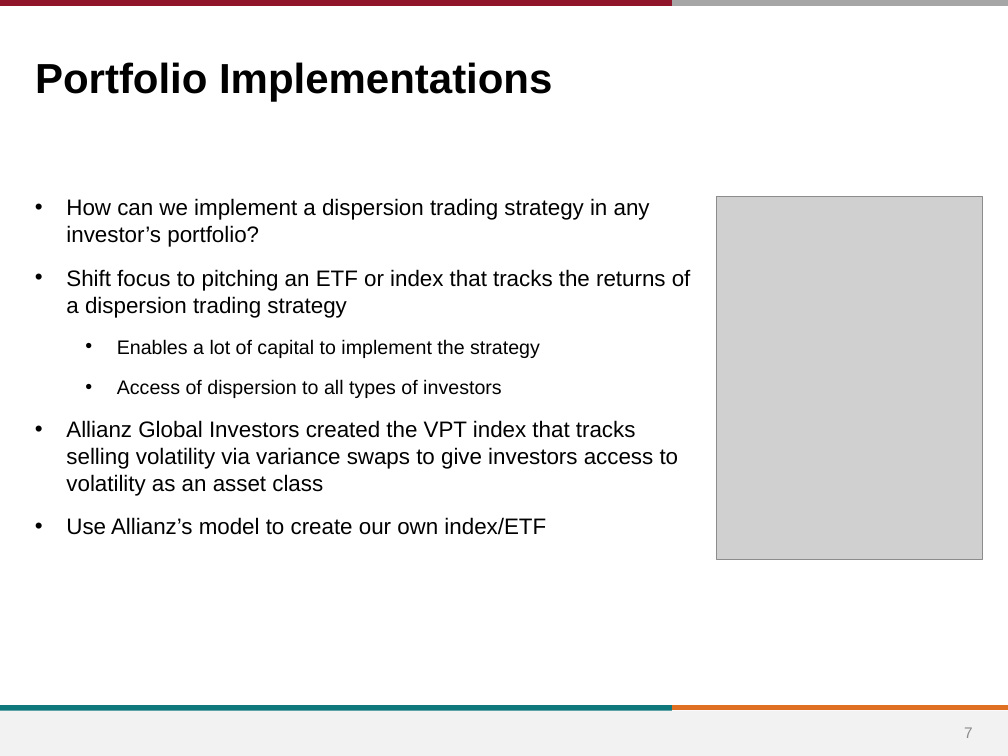
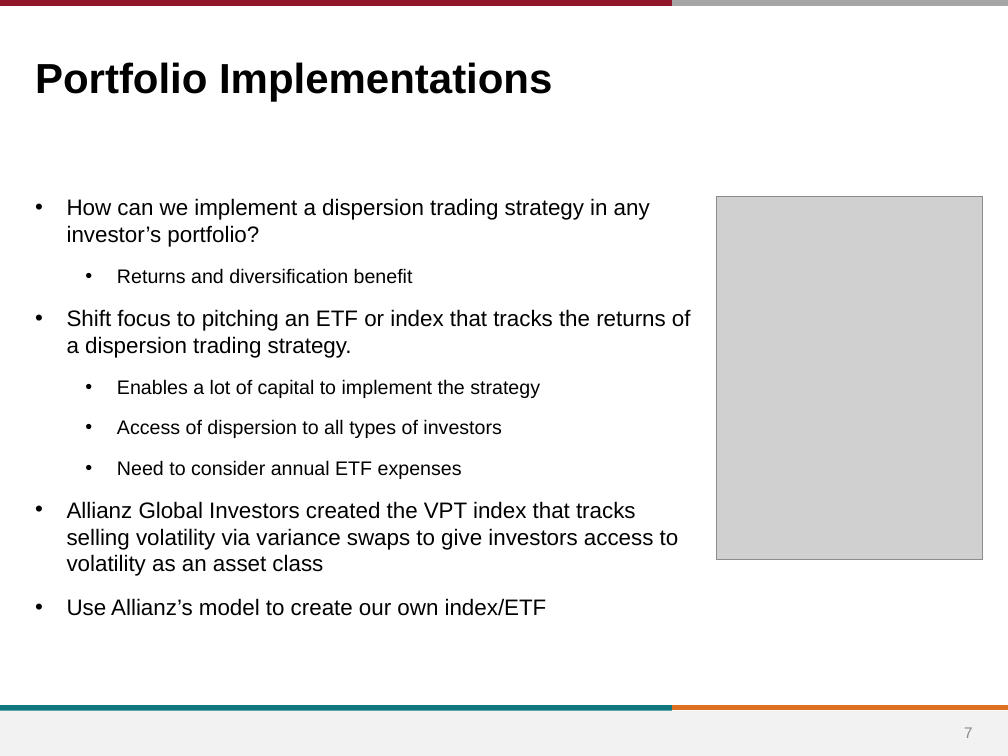
Before and after one commit to greggiordano12/MGT-411, a slide deck: slide 7 of Proposal/Options_Update1.pptx. Drawn at 1008x756 pixels with LibreOffice and Linux fonts; fonts in the diff are those of the drawing; grey boxes stand for pictures; background and template pictures are left out. Boxes give left, top, right and bottom in pixels: in the first picture for what was removed or moved away, otherwise in the second. Text is boxed around its words. In the diff, an @@ line names an element or a change of style, - is before the commit and + after.

```diff
--- a/Proposal/Options_Update1.pptx
+++ b/Proposal/Options_Update1.pptx
@@ text at box(67, 268, 691, 358): text changed @@
-• Shift focus to pitching an ETF or index that tracks the returns of a dispersion trading strategy
+  • Returns and diversification benefit
+• Shift focus to pitching an ETF or index that tracks the returns of a dispersion trading strategy.
@@ text at box(117, 460, 462, 479): paragraph added @@
+  • Need to consider annual ETF expenses
```
Also in this commit, not shown: 2 other slides changed, 4 other files.
